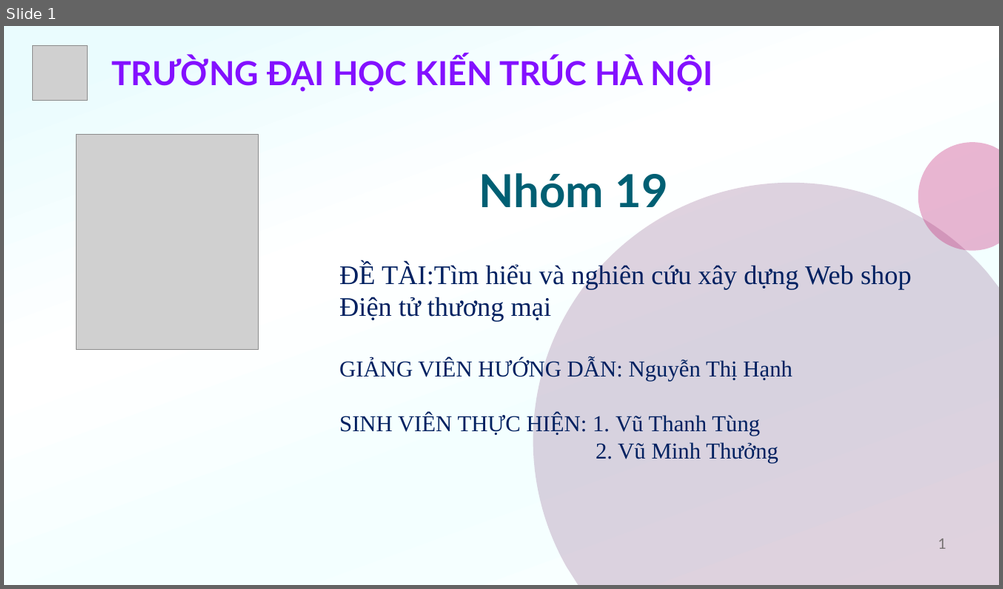
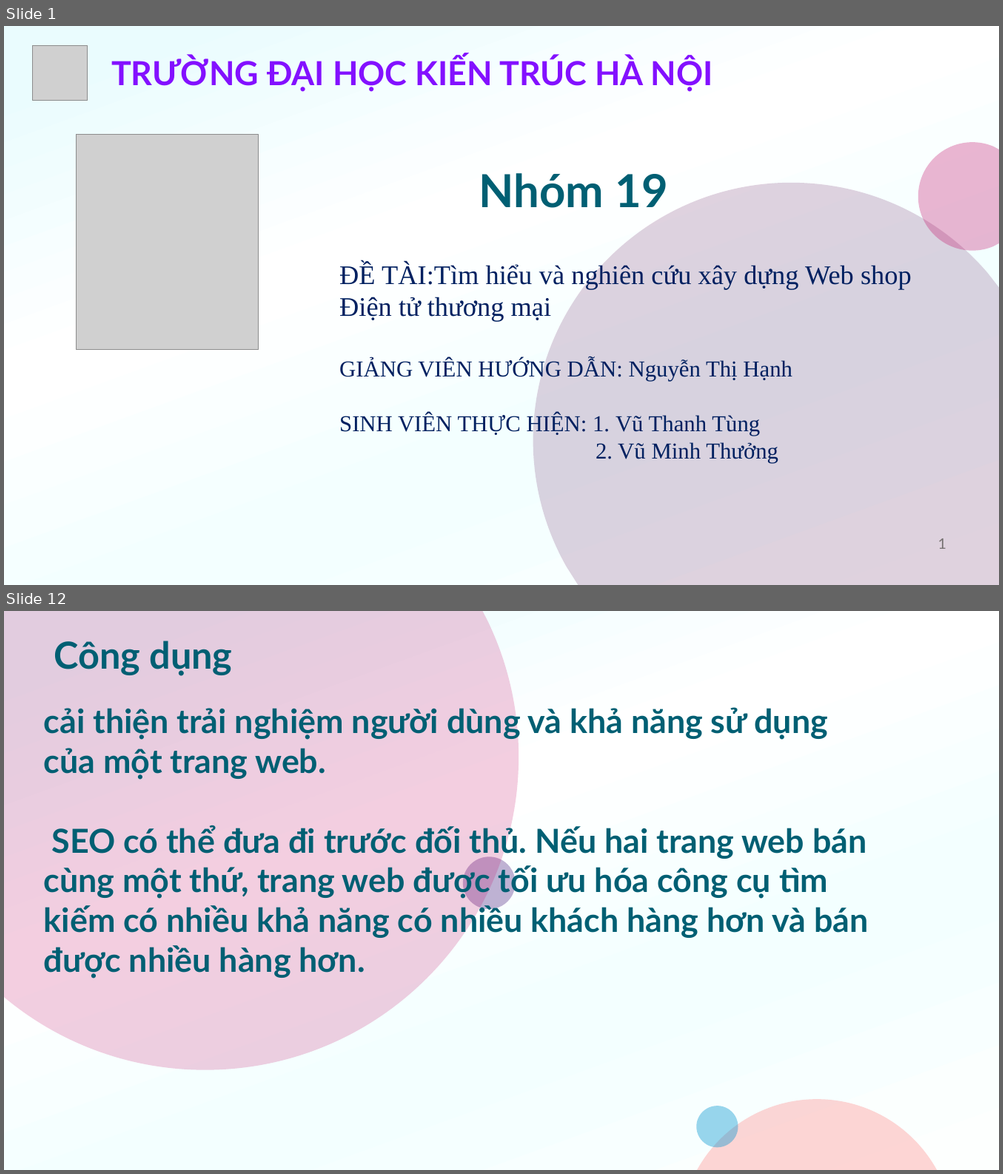
Before and after one commit to f12fullstack/NHOM19-CNWEB, a slide deck: NHOM19-CNWEB/NHÓM 19-HTMLCSSJS.pptx. Shown one above the other, each under a label of ours: slide 1 before the commit, slides 1 and 12 after it; the slides between them are not shown. The pictures are 1003x589 and 1003x1174 pixels, drawn with LibreOffice and Linux fonts; fonts in the diff are those of the drawing; grey boxes stand for pictures. Boxes give left, top, right and bottom in pixels: in the first picture for what was removed or moved away, otherwise in the second. Text is boxed around its words. In the diff, an @@ line names an element or a change of style, - is before the commit and + after.

```diff
--- a/NHOM19-CNWEB/NHÓM 19-HTMLCSSJS.pptx
+++ b/NHOM19-CNWEB/NHÓM 19-HTMLCSSJS.pptx
@@ slide 12 added at [4, 611, 999, 1170], background gradient #EAFCFE to #FFFFFF to #F3FFFF to #FDFFFE @@
@@ freeform shape added at [4, 611, 519, 1071], fill #C40C67 at 20% opacity @@
@@ text added at [54, 641, 233, 675], 36 pt, text #005F73, bold @@
+Công dụng
@@ title added at [44, 704, 868, 979], 32 pt, text #005F73, bold @@
+cải thiện trải nghiệm người dùng và khả năng sử dụng của một trang web.
+SEO có thể đưa đi trước đối thủ. Nếu hai trang web bán cùng một thứ, trang web được tối ưu hóa công cụ tìm kiếm có nhiều khả năng có nhiều khách hàng hơn và bán được nhiều hàng hơn.
@@ ellipse added at [463, 857, 515, 909], fill #360070 at 30% opacity @@
@@ freeform shape added at [697, 1099, 937, 1170], fill #FF7675 at 30% opacity @@
@@ ellipse added at [697, 1106, 738, 1148], fill #0696D0 at 40% opacity @@
```
Also in this commit, not shown: 19 other slides added, 29 slides removed, 7 other files.
